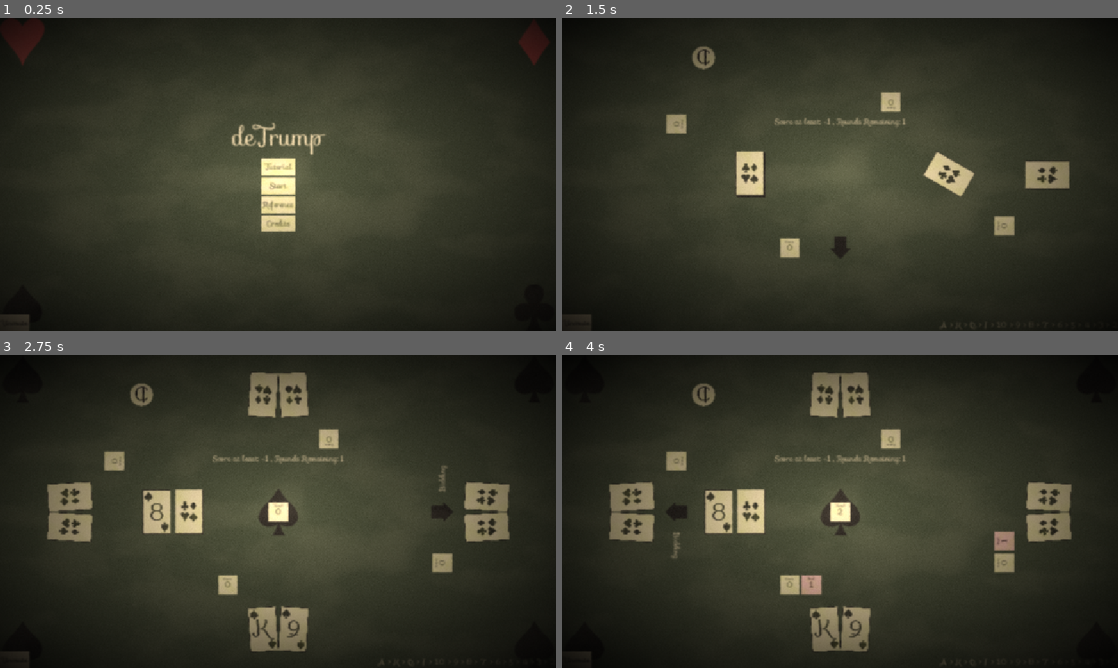
Above: before the commit, frames 1-4 (two rows, left to right).
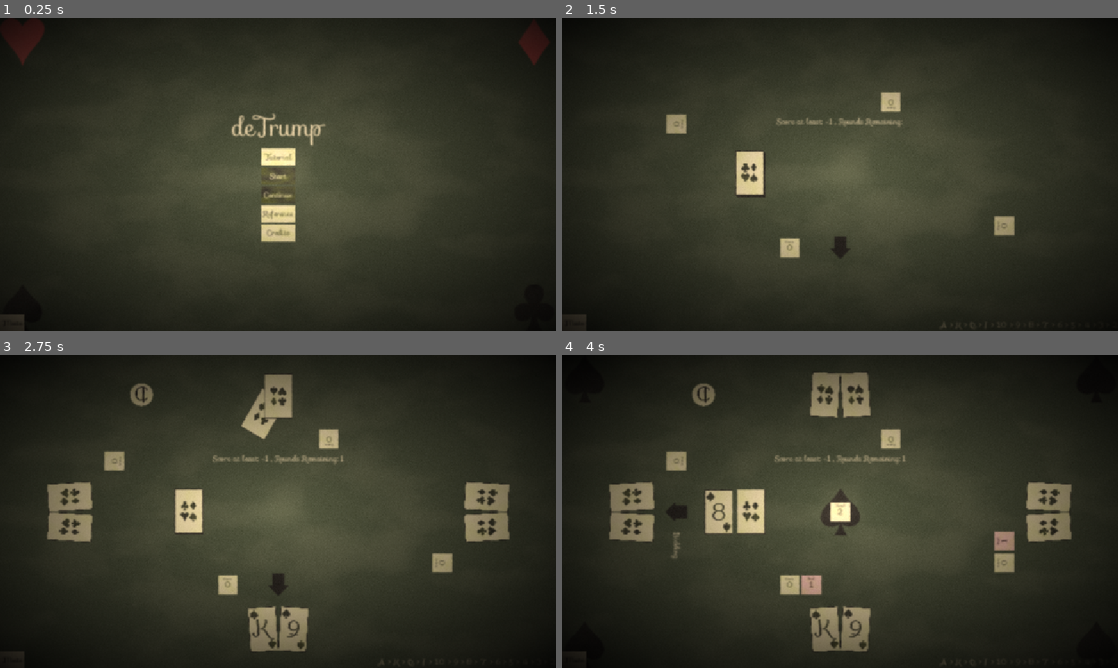
Above: after the commit, the same moments.

Repository: CMurtagh-LGTM/brackeys25.2
Game: Godot game, scene res://Main.tscn
Same seed, same stepped clock (60 frames per second), same inputs: the game is played once before the commit and once after it. Sound files missing from this copy of the repository are replaced by a short silence.
Inputs (mouse positions are in pixels of both pictures, inside the frame that each line leads up to):
- Up to frame 1 (0.25 s): no input
- Up to frame 2 (1.5 s): click "Tutorial" at 0.5 s; click "Start" at 1.25 s
- Up to frame 3 (2.75 s): move the mouse to (189, 511) at 2.02 s; click (189, 511) at 2.17 s
- Up to frame 4 (4 s): move the mouse to (751, 511) at 2.77 s; click (751, 511) at 2.92 s; click "1" at 3.5 s

The runs differ from the first frame. In frame 1, 2.3% of the frame differs, in the area x 4-59%, y 30-100%; in frame 2, 1.7%; in frame 3, 2.8%, in the area x 4-82%, y 5-97%; in frame 4, less than 0.1%.

Commit message:
save and load

Diff:
--- a/Globals.gd
+++ b/Globals.gd
@@ -49,7 +49,7 @@
 const debug_ai: bool = false
 var open_hands: bool = debug_ai
 
-var muted: bool = true # TODO false
+var muted: bool = false
 
 const forced_triumph: TriumphInfo = null # preload("res://Resources/Triumph/Agent.tres")
 
--- a/Menu/MainMenu.gd
+++ b/Menu/MainMenu.gd
@@ -4,7 +4,18 @@
 @onready var _menu_buttons: Node2D = $MenuButtons
 @onready var _menu_tabs: TabContainer = %MenuTabs
 
-signal start_pressed(use_tutorial: bool)
+@onready var _start_button: Button = %Start
+@onready var _continue_button: Button = %Continue
+
+enum PlayState {
+	TUTORIAL, START, CONTINUE
+}
+
+signal start_pressed(play_state: PlayState)
+
+func enable_buttons(start: bool, continu: bool) -> void:
+	_start_button.disabled = not start
+	_continue_button.disabled = not continu
 
 func _ready() -> void:
 	globals.viewport_resize.connect(_on_viewport_resize)
@@ -14,12 +25,13 @@
 	_menu_buttons.position = globals.viewport_center()
 
 func _on_tutorial_pressed() -> void:
-	_menu_tabs.current_tab = 0
-	start_pressed.emit(true)
+	start_pressed.emit(PlayState.TUTORIAL)
 
 func _on_start_pressed() -> void:
-	_menu_tabs.current_tab = 0
-	start_pressed.emit(false)
+	start_pressed.emit(PlayState.START)
+
+func _on_continue_pressed() -> void:
+	start_pressed.emit(PlayState.CONTINUE)
 
 func _on_how_to_play_pressed():
 	_menu_tabs.current_tab = 1
--- a/Menu/MainMenu.tscn
+++ b/Menu/MainMenu.tscn
@@ -22,6 +22,18 @@
 noise = SubResource("FastNoiseLite_tsfcv")
 
 [sub_resource type="ShaderMaterial" id="ShaderMaterial_exbqw"]
+resource_local_to_scene = true
+shader = ExtResource("3_tpenk")
+shader_parameter/noise = SubResource("NoiseTexture2D_tpenk")
+shader_parameter/offset = Vector2(0, 0)
+
+[sub_resource type="ShaderMaterial" id="ShaderMaterial_tma8a"]
+resource_local_to_scene = true
+shader = ExtResource("3_tpenk")
+shader_parameter/noise = SubResource("NoiseTexture2D_tpenk")
+shader_parameter/offset = Vector2(0, 0)
+
+[sub_resource type="ShaderMaterial" id="ShaderMaterial_gk4pn"]
 resource_local_to_scene = true
 shader = ExtResource("3_tpenk")
 shader_parameter/noise = SubResource("NoiseTexture2D_tpenk")
@@ -141,12 +153,34 @@
 grow_vertical = 2
 
 [node name="Start" type="Button" parent="MenuButtons/MenuTabs/VBoxContainer/CenterContainer/VBoxContainer"]
-layout_mode = 2
-focus_mode = 0
+unique_name_in_owner = true
+layout_mode = 2
+focus_mode = 0
+disabled = true
 text = "Start"
 
 [node name="Mould" parent="MenuButtons/MenuTabs/VBoxContainer/CenterContainer/VBoxContainer/Start" instance=ExtResource("2_tma8a")]
-material = SubResource("ShaderMaterial_exbqw")
+material = SubResource("ShaderMaterial_tma8a")
+layout_mode = 1
+anchors_preset = 15
+anchor_right = 1.0
+anchor_bottom = 1.0
+offset_left = 0.0
+offset_top = 0.0
+offset_right = 0.0
+offset_bottom = 0.0
+grow_horizontal = 2
+grow_vertical = 2
+
+[node name="Continue" type="Button" parent="MenuButtons/MenuTabs/VBoxContainer/CenterContainer/VBoxContainer"]
+unique_name_in_owner = true
+layout_mode = 2
+focus_mode = 0
+disabled = true
+text = "Continue"
+
+[node name="Mould" parent="MenuButtons/MenuTabs/VBoxContainer/CenterContainer/VBoxContainer/Continue" instance=ExtResource("2_tma8a")]
+material = SubResource("ShaderMaterial_gk4pn")
 layout_mode = 1
 anchors_preset = 15
 anchor_right = 1.0
@@ -308,6 +342,7 @@
 
 [connection signal="pressed" from="MenuButtons/MenuTabs/VBoxContainer/CenterContainer/VBoxContainer/Tutorial" to="." method="_on_tutorial_pressed"]
 [connection signal="pressed" from="MenuButtons/MenuTabs/VBoxContainer/CenterContainer/VBoxContainer/Start" to="." method="_on_start_pressed"]
+[connection signal="pressed" from="MenuButtons/MenuTabs/VBoxContainer/CenterContainer/VBoxContainer/Continue" to="." method="_on_continue_pressed"]
 [connection signal="pressed" from="MenuButtons/MenuTabs/VBoxContainer/CenterContainer/VBoxContainer/HowToPlay" to="." method="_on_how_to_play_pressed"]
 [connection signal="pressed" from="MenuButtons/MenuTabs/VBoxContainer/CenterContainer/VBoxContainer/Credits" to="." method="_on_credits_pressed"]
 [connection signal="pressed" from="MenuButtons/MenuTabs/VBoxContainer2/CenterContainer/HowToPlayBack" to="." method="_on_back_pressed"]
--- /dev/null
+++ b/Saving/SaveFile.gd
@@ -0,0 +1,12 @@
+class_name SaveFile
+extends Resource
+
+@export var tutorial_index: int
+@export var current_level: int
+
+@export var triumph_infos: Array[TriumphInfo]
+
+func _init(tutorial_index_: int = 0, current_level_: int = 0, triumph_infos_: Array[TriumphInfo] = []) -> void:
+	tutorial_index = tutorial_index_
+	current_level = current_level_
+	triumph_infos = triumph_infos_
--- a/SceneManager.gd
+++ b/SceneManager.gd
@@ -24,22 +24,45 @@
 	_game_preview.visible = false
 	_triumph_pool = TriumphPool.new()
 	while true:
+		var play_state: MainMenu.PlayState = await _show_main_menu()
+
+		var save_file: SaveFile = SaveFile.new()
 		var tutorial_manager: TutorialManager = null
-		if await _show_main_menu():
+		if play_state == MainMenu.PlayState.CONTINUE and _has_save_file():
+			save_file = _load_game()
+			if save_file.tutorial_index < TutorialManager.end_index():
+				tutorial_manager = TutorialManager.instantiate()
+				tutorial_manager.set_index(save_file.tutorial_index)
+
+		if play_state == MainMenu.PlayState.TUTORIAL:
 			tutorial_manager = TutorialManager.instantiate()
-		await _play(tutorial_manager)
 
-func _show_main_menu() -> bool:
+		await _play(tutorial_manager, save_file)
+
+func _show_main_menu() -> MainMenu.PlayState:
+	var can_start: bool = false
+	var can_continue: bool = false
+	if _has_save_file():
+		can_continue = true
+		can_start = _load_game().tutorial_index >= TutorialManager.end_index()
+
+	_main_menu.enable_buttons(can_start, can_continue)
 	_main_menu.visible = true
-	var use_tutorial:bool = await _main_menu.start_pressed
+	var use_tutorial: MainMenu.PlayState = await _main_menu.start_pressed
 	_main_menu.visible = false
 	return use_tutorial
 
-func _play(tutorial_manager: TutorialManager) -> void:
+func _play(tutorial_manager: TutorialManager, save_file: SaveFile) -> void:
 	_triumph_pool.reset()
 	var triumphs: Array[Triumph] = []
-	var index: int = 0
-	for game: GameInfo in games:
+
+	for triumph_info: TriumphInfo in save_file.triumph_infos:
+		triumphs.push_back(_triumph_pool.retrieve_triumph(triumph_info))
+
+	for index: int in range(save_file.current_level, games.size()):
+		_save_game(tutorial_manager, index, triumphs)
+
+		var game: GameInfo = games[index]
 		await _show_game_preview(game)
 
 		for triumph_: Triumph in triumphs:
@@ -66,6 +89,7 @@
 		var score: int = result[1]
 
 		if not game.win_condition.has_won(place, score):
+			_save_game(tutorial_manager, 0, [])
 			await _show_game_over(place, score, game.win_condition.to_label())
 			return
 
@@ -74,13 +98,29 @@
 			tutorial_manager.position = globals.viewport_center()
 			await tutorial_manager.show_next()
 			tutorial_manager.dismiss_popup()
-		remove_child(tutorial_manager)
+			remove_child(tutorial_manager)
 
 		if index < games.size() - 1:
 			await _show_triumph_chooser(triumphs)
+	await _show_victory()
 
-		index += 1
-	await _show_victory()
+func _save_game(tutorial_manager: TutorialManager, level_index: int, triumphs: Array[Triumph]) -> void:
+	var triumph_infos: Array[TriumphInfo] = []
+	for triumph: Triumph in triumphs:
+		triumph_infos.push_back(triumph.info())
+
+	var tutorial_manager_index: int = TutorialManager.end_index()
+	if tutorial_manager != null:
+		tutorial_manager_index = tutorial_manager.index()
+
+	var save_file: SaveFile = SaveFile.new(tutorial_manager_index, level_index, triumph_infos) #TODO
+	ResourceSaver.save(save_file, "user://save.tres")
+
+func _has_save_file() -> bool:
+	return ResourceLoader.exists("user://save.tres")
+
+func _load_game() -> SaveFile:
+	return load("user://save.tres")
 
 func _show_game_preview(game: GameInfo) -> void:
 	_game_preview.set_game_info(game)
--- a/Triumph/Triumph.gd
+++ b/Triumph/Triumph.gd
@@ -32,6 +32,9 @@
 func description() -> String:
 	return _info.description
 
+func info() -> TriumphInfo:
+	return _info
+
 static func instantiate(info: TriumphInfo) -> Triumph:
 	var triumph = _triumphs_scene.instantiate()
 	triumph._info = info
--- a/Triumph/TriumphPool.gd
+++ b/Triumph/TriumphPool.gd
@@ -31,5 +31,15 @@
 func remove_choice(triumph: Triumph) -> void:
 	_triumphs.erase(triumph)
 
+func retrieve_triumph(triumph_info: TriumphInfo) -> Triumph:
+	for triumph: Triumph in _triumphs:
+		if triumph.info() != triumph_info:
+			continue
+		remove_choice(triumph)
+		return triumph
+
+	assert(false)
+	return null
+
 func is_empty() -> bool:
 	return _triumphs.is_empty()
--- a/Tutorial/TutorialManager.gd
+++ b/Tutorial/TutorialManager.gd
@@ -29,7 +29,7 @@
 	TutorialStep.new(
 	"""You can now choose what triumphs you wish to play. \
 You can play any number of triumphs each round but most triumphs can only be played once a match. \
-Press pass if you want to save the remaining triumphs for a later round.""", TutorialStep.Step.TRIUMPH_BID, true # TODO make work
+Press pass if you want to save the remaining triumphs for a later round.""", TutorialStep.Step.TRIUMPH_BID, true
 	),
 	TutorialStep.new(
 	"""Placing a bid is important. This sets the minimum amount of tricks you need to take this round, so lower bids are good. \
@@ -74,6 +74,15 @@
 
 var _tutorial_index: int = 0
 
+func set_index(index_: int) -> void:
+	_tutorial_index = index_
+
+func index() -> int:
+	return _tutorial_index
+
+static func end_index() -> int:
+	return 15
+
 func is_bid() -> bool:
 	if _tutorial_index >= _tutorials.size():
 		return false
@@ -100,6 +109,8 @@
 	return _tutorials[_tutorial_index].step == TutorialStep.Step.TRIUMPH_BID
 
 func show_next() -> void:
+	if _tutorial_index >= _tutorials.size():
+		return
 	_popup.visible = true
 	var tutorial: TutorialStep = _tutorials[_tutorial_index]
 	await _popup.show_popup(tutorial.popup_text, tutorial.ok_button)
Not shown: 1 places in Menu/MainMenu.tscn that only renumber resources
Not shown, added: Saving/SaveFile.gd.uid
